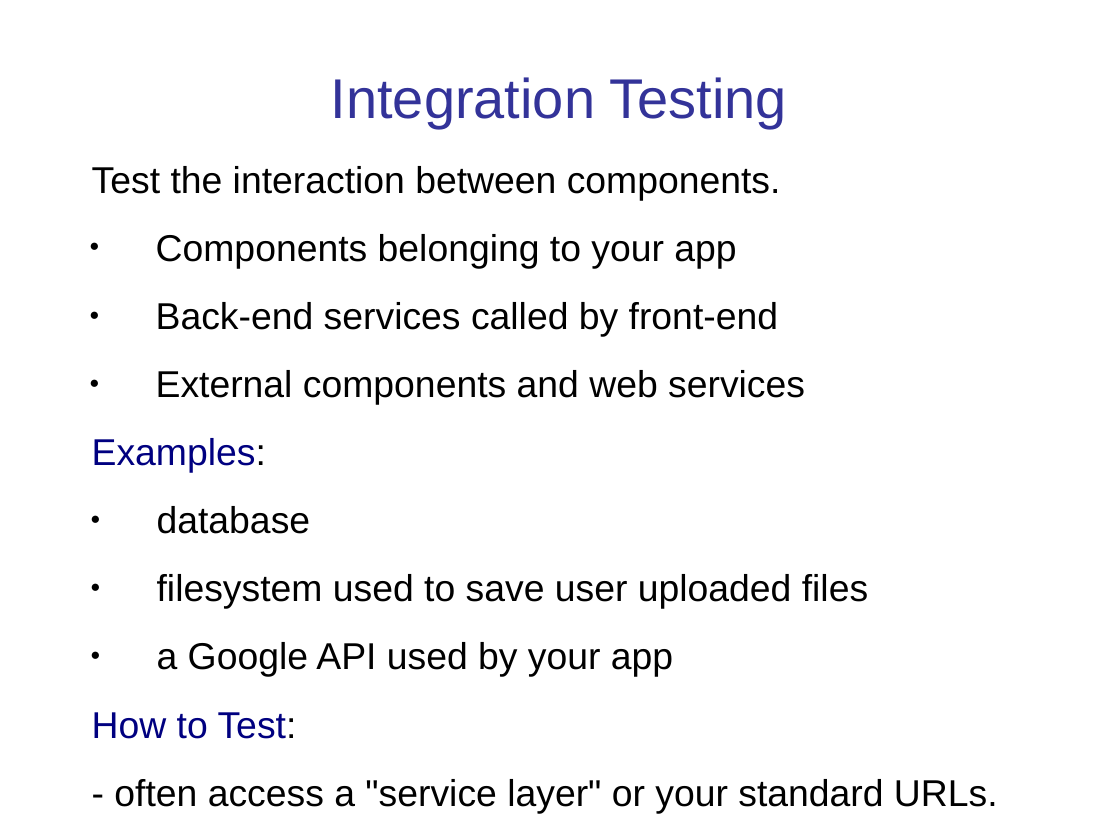
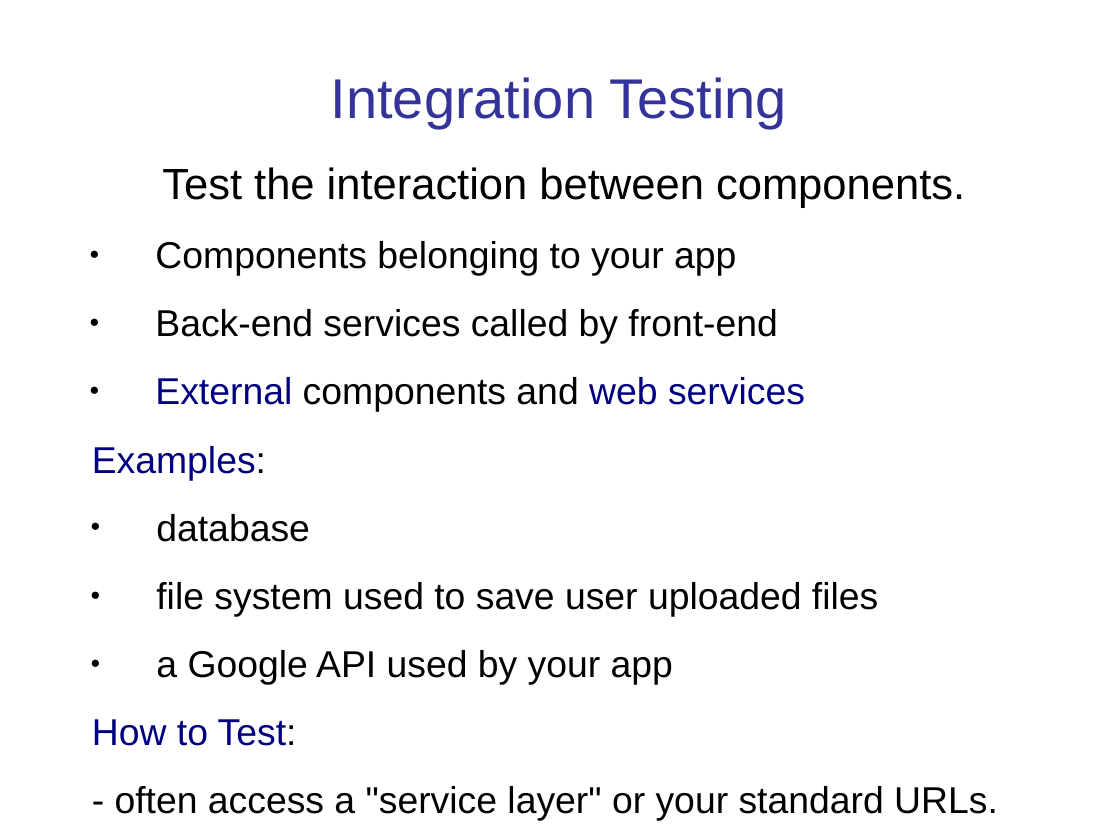
Before and after one commit to cpske/ISP, a slide deck: slide 19 of testing/WebTesting.ppt. Drawn at 1120x840 pixels with LibreOffice and Linux fonts; fonts in the diff are those of the drawing. Boxes give left, top, right and bottom in pixels: in the first picture for what was removed or moved away, otherwise in the second. Text is boxed around its words. In the diff, an @@ line names an element or a change of style, - is before the commit and + after.

```diff
--- a/testing/WebTesting.ppt
+++ b/testing/WebTesting.ppt
@@ text at (x1=155, y1=167, x2=965, y2=412): size 24 to 28 pt in "Test the interaction between components."; text colour #000000 to #000080 in "External web services"; alignment left to centre @@
@@ text at (x1=156, y1=582, x2=878, y2=616): spaces changed @@
-● filesystem used to save user uploaded files
+● file system used to save user uploaded files
```
Also in this commit, not shown: 10 other slides changed, 1 slide added, 9 other files.
